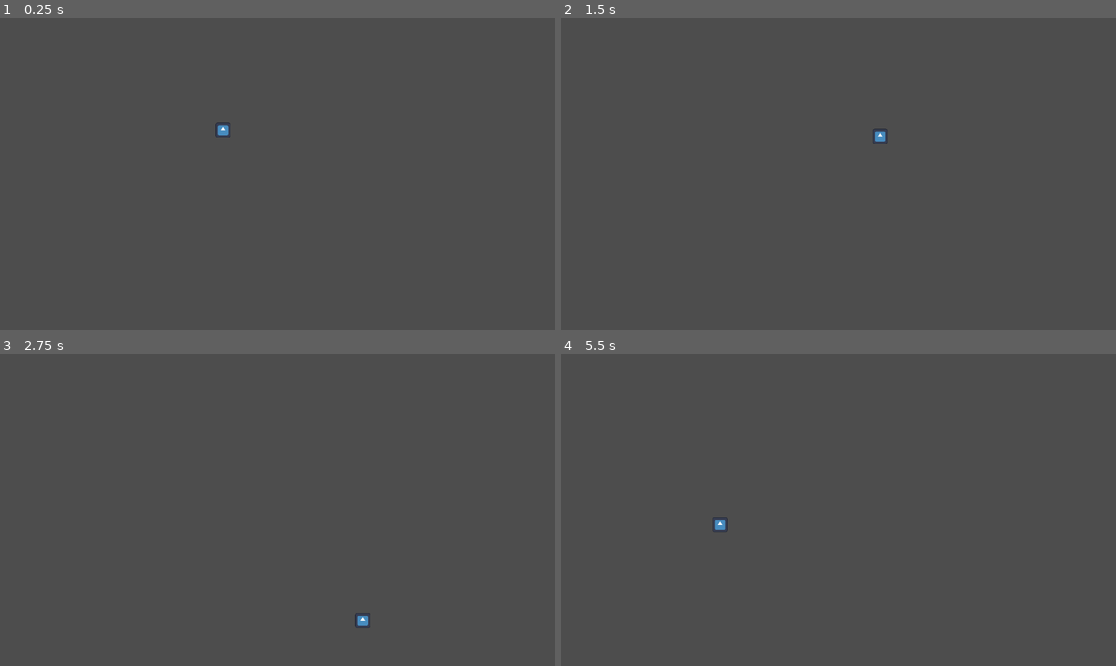
Above: before the commit, frames 1-4 (two rows, left to right).
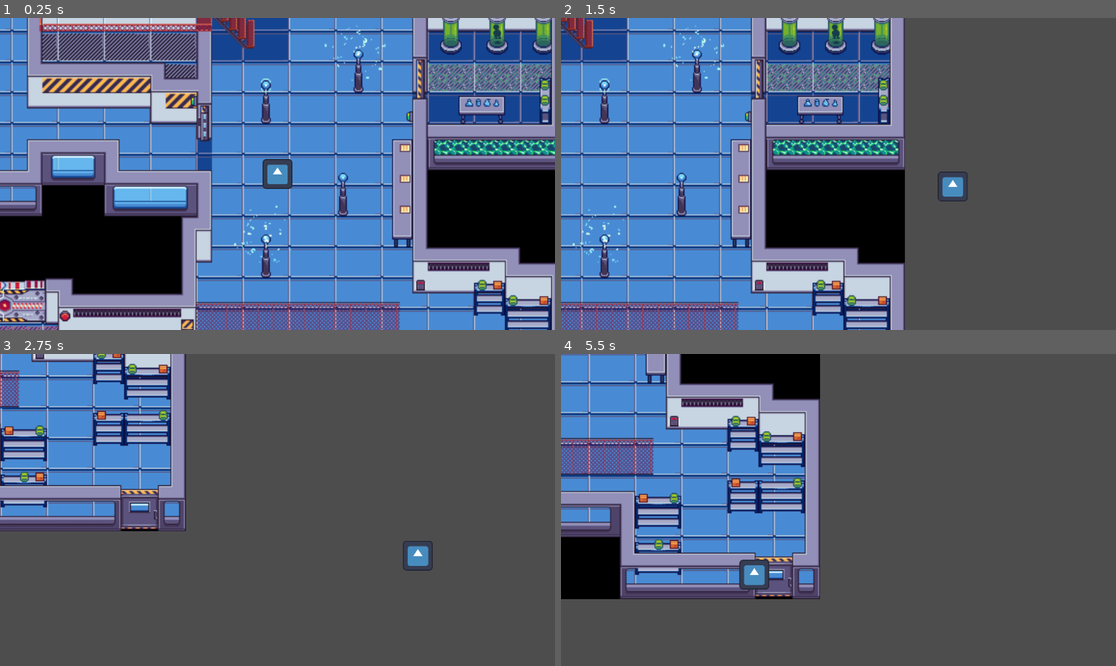
Above: after the commit, the same moments.

Repository: Huarastacas/BeatRush
Game: Godot game, scene res://test_area.tscn
Same seed, same stepped clock (60 frames per second), same inputs: the game is played once before the commit and once after it. The engine's default icon, where the game draws it, is replaced by a stand-in: a white triangle on a blue panel in a dark square.
Inputs:
- Up to frame 1 (0.25 s): no input
- Up to frame 2 (1.5 s): tap Enter (ui_accept) at 0.5, 0.77, 0.8, 1.07, 1.35 s; hold Right (ui_right) 0.53-1.28 s; hold Shift (dodge, bound only after the commit) 0.53-1.28 s; hold Down (ui_down) from 1.28 s (still down)
- Up to frame 3 (2.75 s): tap Enter (ui_accept) at 1.52, 1.82, 2.3 s; tap Shift (dodge, bound only after the commit) at 1.55 s; release Down (ui_down) at 2.03 s; hold Right (ui_right) from 2.03 s (still down); hold Shift (dodge, bound only after the commit) from 2.03 s (still down)
- Up to frame 4 (5.5 s): release Right (ui_right) at 2.78 s; release Shift (dodge, bound only after the commit) at 2.78 s; hold Up (ui_up) 2.78-3.53 s; tap Shift (dodge, bound only after the commit) at 2.85, 4.35 s; tap Enter (ui_accept) at 3.02, 3.32, 4.52, 4.82, 5.3 s; hold Enter (ui_accept) 3.53-4.28 s; hold Left (ui_left) 3.53-5.03 s; hold Down (ui_down) from 5.03 s (still down); hold Shift (dodge, bound only after the commit) from 5.03 s (still down)

The runs differ from the first frame. In frame 1, 98% of the frame differs, in the area x 0-100%, y 0-100%; in frame 2, 62%; in frame 3, 19%; in frame 4, 36%.

Commit message:
Atualiação De Movimento

Diff:
--- a/Player.gd
+++ b/Player.gd
@@ -10,7 +10,7 @@
 	move_and_slide()
 
 func player_moviment():
-	var direction = Input.get_vector("ui_left", "ui_right", "ui_up", "ui_down")
+	var direction = Input.get_vector("left", "right", "up", "down").normalized()
 
 	if direction:
 		velocity.x = move_toward(velocity.x ,direction.x * speed, accel)
@@ -19,7 +19,7 @@
 		velocity.x = move_toward(velocity.x, 0, accel)
 		velocity.y = move_toward(velocity.y, 0, accel)
 
-	if Input.is_action_pressed("ui_accept") and can_dodge:
+	if Input.is_action_pressed("dodge") and can_dodge:
 		velocity.x = speed * 2 * direction.x
 		velocity.y = speed * 2 * direction.y
 		can_dodge = false
--- a/player.tscn
+++ b/player.tscn
@@ -28,6 +28,13 @@
 [node name="CollisionShape2D" type="CollisionShape2D" parent="."]
 shape = SubResource("CircleShape2D_ndwo5")
 
+[node name="Camera2D" type="Camera2D" parent="."]
+zoom = Vector2(2, 2)
+position_smoothing_enabled = true
+position_smoothing_speed = 4.0
+drag_horizontal_enabled = true
+drag_vertical_enabled = true
+
 [node name="DodgeTimer" type="Timer" parent="."]
 
 [connection signal="timeout" from="DodgeTimer" to="." method="_on_dodge_timer_timeout"]
--- a/project.godot
+++ b/project.godot
@@ -14,3 +14,35 @@
 run/main_scene="res://test_area.tscn"
 config/features=PackedStringArray("4.2", "Forward Plus")
 config/icon="res://icon.svg"
+
+[input]
+
+left={
+"deadzone": 0.5,
+"events": [Object(InputEventKey,"resource_local_to_scene":false,"resource_name":"","device":-1,"window_id":0,"alt_pressed":false,"shift_pressed":false,"ctrl_pressed":false,"meta_pressed":false,"pressed":false,"keycode":0,"physical_keycode":4194319,"key_label":0,"unicode":0,"echo":false,"script":null)
+, Object(InputEventKey,"resource_local_to_scene":false,"resource_name":"","device":-1,"window_id":0,"alt_pressed":false,"shift_pressed":false,"ctrl_pressed":false,"meta_pressed":false,"pressed":false,"keycode":0,"physical_keycode":65,"key_label":0,"unicode":97,"echo":false,"script":null)
+]
+}
+right={
+"deadzone": 0.5,
+"events": [Object(InputEventKey,"resource_local_to_scene":false,"resource_name":"","device":-1,"window_id":0,"alt_pressed":false,"shift_pressed":false,"ctrl_pressed":false,"meta_pressed":false,"pressed":false,"keycode":0,"physical_keycode":4194321,"key_label":0,"unicode":0,"echo":false,"script":null)
+, Object(InputEventKey,"resource_local_to_scene":false,"resource_name":"","device":-1,"window_id":0,"alt_pressed":false,"shift_pressed":false,"ctrl_pressed":false,"meta_pressed":false,"pressed":false,"keycode":0,"physical_keycode":68,"key_label":0,"unicode":100,"echo":false,"script":null)
+]
+}
+up={
+"deadzone": 0.5,
+"events": [Object(InputEventKey,"resource_local_to_scene":false,"resource_name":"","device":-1,"window_id":0,"alt_pressed":false,"shift_pressed":false,"ctrl_pressed":false,"meta_pressed":false,"pressed":false,"keycode":0,"physical_keycode":87,"key_label":0,"unicode":119,"echo":false,"script":null)
+, Object(InputEventKey,"resource_local_to_scene":false,"resource_name":"","device":-1,"window_id":0,"alt_pressed":false,"shift_pressed":false,"ctrl_pressed":false,"meta_pressed":false,"pressed":false,"keycode":0,"physical_keycode":4194320,"key_label":0,"unicode":0,"echo":false,"script":null)
+]
+}
+down={
+"deadzone": 0.5,
+"events": [Object(InputEventKey,"resource_local_to_scene":false,"resource_name":"","device":-1,"window_id":0,"alt_pressed":false,"shift_pressed":false,"ctrl_pressed":false,"meta_pressed":false,"pressed":false,"keycode":0,"physical_keycode":4194322,"key_label":0,"unicode":0,"echo":false,"script":null)
+, Object(InputEventKey,"resource_local_to_scene":false,"resource_name":"","device":-1,"window_id":0,"alt_pressed":false,"shift_pressed":false,"ctrl_pressed":false,"meta_pressed":false,"pressed":false,"keycode":0,"physical_keycode":83,"key_label":0,"unicode":115,"echo":false,"script":null)
+]
+}
+dodge={
+"deadzone": 0.5,
+"events": [Object(InputEventKey,"resource_local_to_scene":false,"resource_name":"","device":-1,"window_id":0,"alt_pressed":false,"shift_pressed":false,"ctrl_pressed":false,"meta_pressed":false,"pressed":false,"keycode":0,"physical_keycode":4194325,"key_label":0,"unicode":0,"echo":false,"script":null)
+]
+}
--- a/test_area.tscn
+++ b/test_area.tscn
@@ -1,8 +1,13 @@
-[gd_scene load_steps=2 format=3 uid="uid://0365ro8kvp4i"]
+[gd_scene load_steps=3 format=3 uid="uid://0365ro8kvp4i"]
 
 [ext_resource type="PackedScene" uid="uid://cnav0876f4nmv" path="res://player.tscn" id="1_j3tup"]
+[ext_resource type="Texture2D" uid="uid://caq3das5g0rwj" path="res://LabFitting01.png" id="1_s3u4v"]
 
 [node name="TestArea" type="Node2D"]
 
+[node name="TestBg" type="Sprite2D" parent="."]
+position = Vector2(460, 274)
+texture = ExtResource("1_s3u4v")
+
 [node name="Player" parent="." instance=ExtResource("1_j3tup")]
-position = Vector2(463, 233)
+position = Vector2(616, 246)
Binary file added: LabFitting01.png
Not shown, added: LabFitting01.png.import
